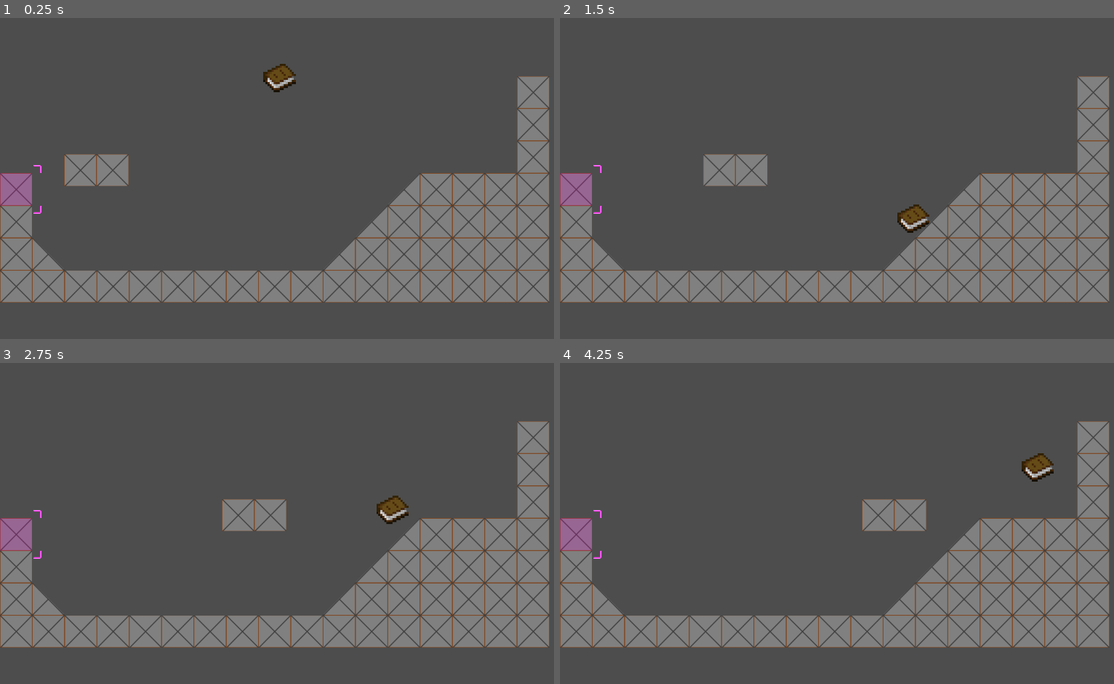
Above: before the commit, frames 1-4 (two rows, left to right).
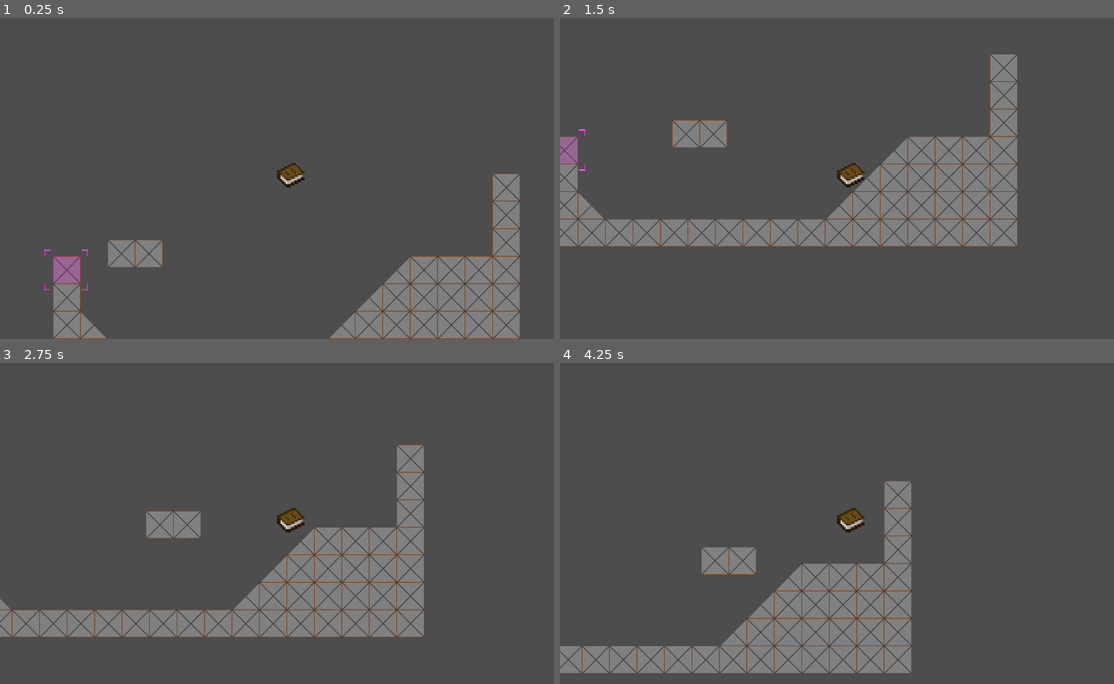
Above: after the commit, the same moments.

Repository: Arti-Dev/LucidNightmaresDemo
Game: Godot game, scene res://scenes/level.tscn
Two runs of this game, one before a commit and one after it. Both use one fixed random seed, a clock stepped at 60 frames per second and the inputs below.
Inputs:
- Up to frame 1 (0.25 s): no input
- Up to frame 2 (1.5 s): hold D (PlayerRight) from 0.53 s (still down); tap Space (PlayerJump) at 0.77 s
- Up to frame 3 (2.75 s): tap Space (PlayerJump) at 1.52 s; release D (PlayerRight) at 2.03 s; hold A (PlayerLeft) from 2.03 s (still down)
- Up to frame 4 (4.25 s): release A (PlayerLeft) at 2.78 s; hold D (PlayerRight) from 2.78 s (still down); tap Space (PlayerJump) at 3.02, 3.77 s

The runs differ from the first frame. In frame 1, 25% of the frame differs, in the area x 0-100%, y 14-100%; in frame 2, 32%, in the area x 0-100%, y 11-89%; in frame 3, 24%; in frame 4, 30%.

Commit message:
Add camera and hide some nodes by default

Diff:
--- a/scenes/free_tile.tscn
+++ b/scenes/free_tile.tscn
@@ -25,5 +25,6 @@
 offset_bottom = 48.0
 
 [node name="CollisionShape2D" type="CollisionShape2D" parent="CharacterBody2D"]
+visible = false
 position = Vector2(0.25, 0.25)
 shape = SubResource("RectangleShape2D_pn0ws")
--- a/scenes/moving_platform.tscn
+++ b/scenes/moving_platform.tscn
@@ -28,5 +28,6 @@
 tile_set = SubResource("TileSet_j45mj")
 
 [node name="CollisionShape2D" type="CollisionShape2D" parent="AnimatableBody2D"]
+visible = false
 position = Vector2(0, 31)
 shape = SubResource("RectangleShape2D_pn0ws")
--- a/scenes/player.tscn
+++ b/scenes/player.tscn
@@ -29,3 +29,6 @@
 [node name="CollisionShape2D" type="CollisionShape2D" parent="."]
 position = Vector2(0, -3)
 shape = SubResource("CapsuleShape2D_oa6ih")
+
+[node name="Camera2D" type="Camera2D" parent="."]
+zoom = Vector2(0.85, 0.85)
